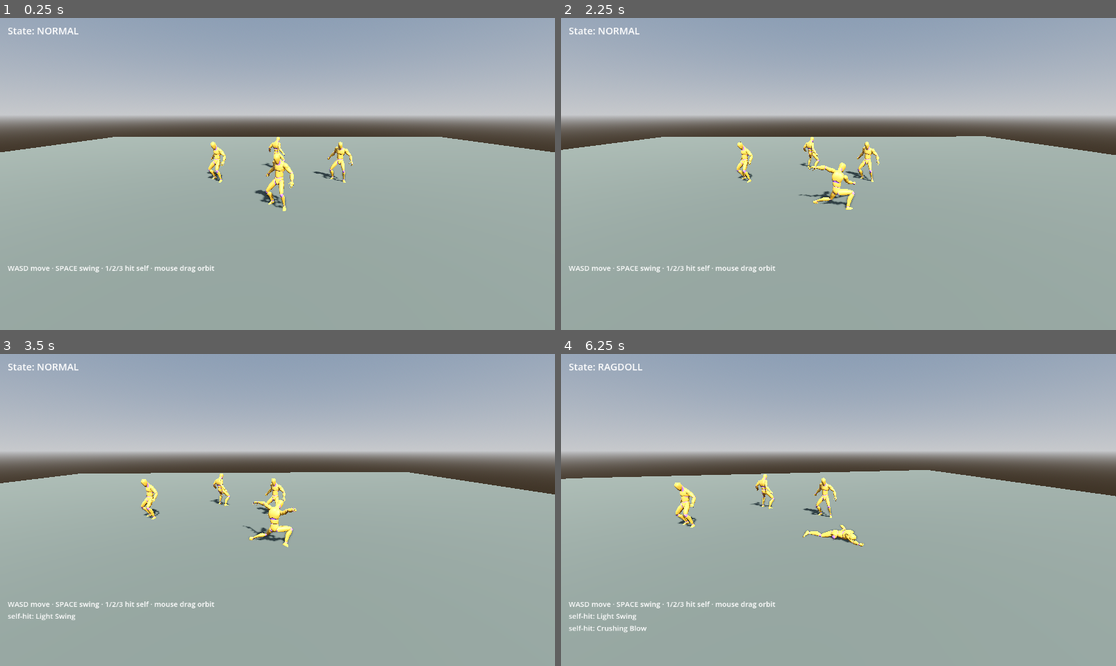
Above: before the commit, frames 1-4 (two rows, left to right).
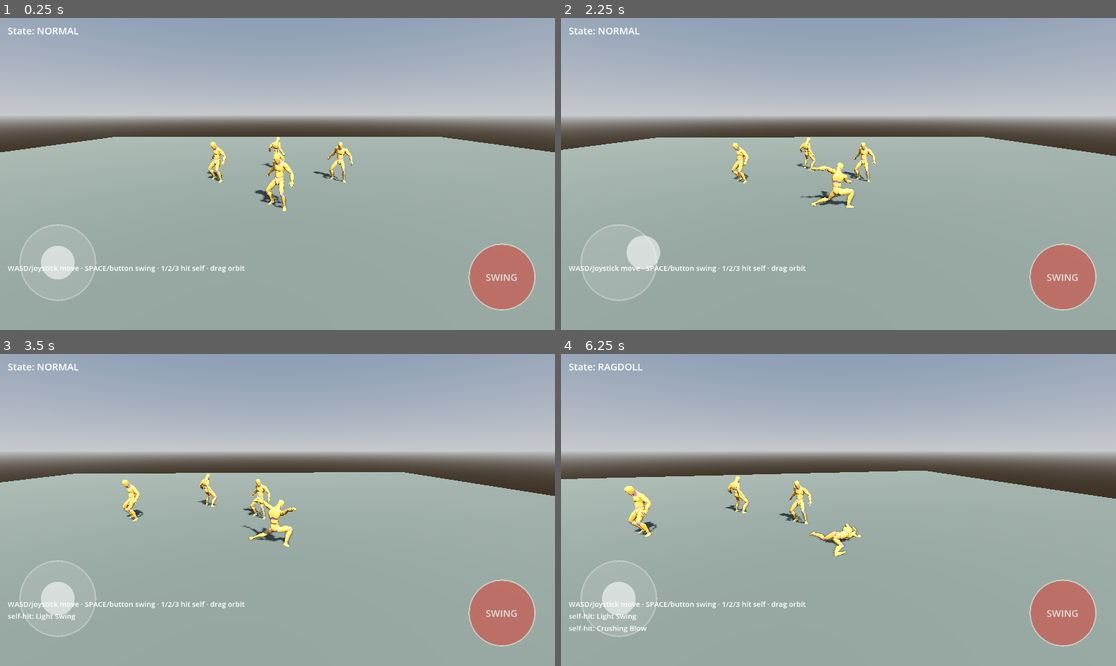
Above: after the commit, the same moments.

Repository: Xollonox/Game
Game: Godot game, scene res://scenes/arena.tscn
The game is run twice, just before and just after one commit, with the same random seed, the same clock (stepped at 60 frames per second) and the same inputs.
Inputs (mouse positions are in pixels of both pictures, inside the frame that each line leads up to):
- Up to frame 1 (0.25 s): no input
- Up to frame 2 (2.25 s): click (1060, 276) at 0.5 s, where only the run after the commit has a clickable "SWING"; tap Enter at 1.25 s; move the mouse to (960, 158) at 1.27 s; hold D (move_right) 1.28-2 s; tap Space (attack) at 1.35 s; click (960, 158) at 1.42 s; drag from (727, 189) to (810, 236) at 2.02 s
- Up to frame 3 (3.5 s): move the mouse to (333, 441) at 2.77 s; hold D (move_right) from 2.78 s (still down); tap 1 at 2.85 s; click (333, 441) at 2.92 s; tap Space (attack) at 3.05 s
- Up to frame 4 (6.25 s): release D (move_right) at 3.5 s; drag from (810, 572) to (672, 463) at 3.52 s; move the mouse to (1005, 556) at 4.27 s; hold A (move_left) 4.28-5 s; tap 3 at 4.35 s; click (1005, 556) at 4.42 s; tap Space (attack) at 4.55, 6.05 s; drag from (672, 463) to (755, 432) at 5.02 s; move the mouse to (866, 510) at 5.77 s; hold S (move_back) from 5.78 s (still down); tap E at 5.85 s; click (866, 510) at 5.92 s

The runs differ from the first frame. In frame 1, 3.0% of the frame differs, in the area x 3-97%, y 65-94%; in frame 2, 4.3%; in frame 3, 4.4%; in frame 4, 5.3%, in the area x 0-100%, y 37-94%.

Commit message:
Add touch controls: virtual joystick + swing button for mobile/web
Auto-detects touchscreen devices via DisplayServer.is_touchscreen_available()
and shows a floating joystick (bottom-left, drives movement) plus a swing
button (bottom-right, drives the existing "attack" action via
Input.action_press/release so player.gd needs no touch-specific branch).
A drag on the right side of the screen orbits the camera, mirroring the
existing right-mouse-drag behavior on desktop.

Verified in the exported web build under a touch-emulated Chromium context:
controls render and respond correctly, zero page errors.

Co-Authored-By: Claude Sonnet 5 <noreply@anthropic.com>
Claude-Session: https://claude.ai/code/session_01YYa41txZkdqc91DQA8Ei5Y

Diff:
--- a/scenes/arena.tscn
+++ b/scenes/arena.tscn
@@ -1,8 +1,9 @@
-[gd_scene load_steps=10 format=3]
+[gd_scene load_steps=15 format=3]
 
 [ext_resource type="Script" path="res://scripts/arena.gd" id="1_arena"]
 [ext_resource type="PackedScene" path="res://scenes/player.tscn" id="2_player"]
 [ext_resource type="PackedScene" path="res://scenes/dummy.tscn" id="3_dummy"]
+[ext_resource type="Script" path="res://scripts/touch_controls.gd" id="4_touch"]
 
 [sub_resource type="ProceduralSkyMaterial" id="Sky_1"]
 sky_horizon_color = Color(0.64625, 0.65575, 0.67075, 1)
@@ -25,6 +26,44 @@
 roughness = 0.9
 
 [sub_resource type="WorldBoundaryShape3D" id="WorldBoundary_ground"]
+
+[sub_resource type="StyleBoxFlat" id="Style_JoystickBase"]
+bg_color = Color(1, 1, 1, 0.12)
+corner_radius_top_left = 100
+corner_radius_top_right = 100
+corner_radius_bottom_left = 100
+corner_radius_bottom_right = 100
+border_width_left = 3
+border_width_top = 3
+border_width_right = 3
+border_width_bottom = 3
+border_color = Color(1, 1, 1, 0.35)
+
+[sub_resource type="StyleBoxFlat" id="Style_JoystickKnob"]
+bg_color = Color(1, 1, 1, 0.55)
+corner_radius_top_left = 100
+corner_radius_top_right = 100
+corner_radius_bottom_left = 100
+corner_radius_bottom_right = 100
+
+[sub_resource type="StyleBoxFlat" id="Style_AttackButton"]
+bg_color = Color(0.85, 0.25, 0.2, 0.55)
+corner_radius_top_left = 100
+corner_radius_top_right = 100
+corner_radius_bottom_left = 100
+corner_radius_bottom_right = 100
+border_width_left = 3
+border_width_top = 3
+border_width_right = 3
+border_width_bottom = 3
+border_color = Color(1, 1, 1, 0.4)
+
+[sub_resource type="StyleBoxFlat" id="Style_AttackButtonPressed"]
+bg_color = Color(0.85, 0.25, 0.2, 0.85)
+corner_radius_top_left = 100
+corner_radius_top_right = 100
+corner_radius_bottom_left = 100
+corner_radius_bottom_right = 100
 
 [node name="Arena" type="Node3D"]
 script = ExtResource("1_arena")
@@ -81,3 +120,45 @@
 offset_bottom = -16.0
 grow_vertical = 0
 theme_override_font_sizes/font_size = 15
+
+[node name="TouchControls" type="CanvasLayer" parent="."]
+layer = 5
+script = ExtResource("4_touch")
+
+[node name="JoystickBase" type="Panel" parent="TouchControls"]
+anchors_preset = 2
+anchor_top = 1.0
+anchor_bottom = 1.0
+offset_left = 40.0
+offset_top = -220.0
+offset_right = 200.0
+offset_bottom = -60.0
+grow_vertical = 0
+mouse_filter = 2
+theme_override_styles/panel = SubResource("Style_JoystickBase")
+
+[node name="JoystickKnob" type="Panel" parent="TouchControls/JoystickBase"]
+offset_left = 45.0
+offset_top = 45.0
+offset_right = 115.0
+offset_bottom = 115.0
+mouse_filter = 2
+theme_override_styles/panel = SubResource("Style_JoystickKnob")
+
+[node name="AttackButton" type="Button" parent="TouchControls"]
+anchors_preset = 3
+anchor_left = 1.0
+anchor_top = 1.0
+anchor_right = 1.0
+anchor_bottom = 1.0
+offset_left = -180.0
+offset_top = -180.0
+offset_right = -40.0
+offset_bottom = -40.0
+grow_horizontal = 0
+grow_vertical = 0
+theme_override_font_sizes/font_size = 20
+theme_override_styles/normal = SubResource("Style_AttackButton")
+theme_override_styles/hover = SubResource("Style_AttackButton")
+theme_override_styles/pressed = SubResource("Style_AttackButtonPressed")
+text = "SWING"
--- a/scripts/arena.gd
+++ b/scripts/arena.gd
@@ -11,6 +11,7 @@
 @onready var camera: Camera3D = $Camera3D
 @onready var state_label: Label = $HUD/StateLabel
 @onready var log_label: Label = $HUD/LogLabel
+@onready var touch_controls: TouchControls = $TouchControls
 
 var _cam_yaw := 0.0
 var _log: Array[String] = []
@@ -19,9 +20,12 @@
 func _ready() -> void:
 	if player:
 		player.camera = camera
+		player.touch_controls = touch_controls
 		if player.has_signal("landed_hit"):
 			player.landed_hit.connect(_on_landed_hit)
-	_log_line("WASD move · SPACE swing · 1/2/3 hit self · mouse drag orbit")
+	if touch_controls:
+		touch_controls.camera_dragged.connect(_on_camera_dragged)
+	_log_line("WASD/joystick move · SPACE/button swing · 1/2/3 hit self · drag orbit")
 
 
 func _unhandled_input(event: InputEvent) -> void:
@@ -61,6 +65,10 @@
 		state_label.text = "State: %s" % player.get_state_name()
 
 
+func _on_camera_dragged(delta: Vector2) -> void:
+	_cam_yaw -= delta.x * 0.006
+
+
 func _on_landed_hit(target_name: String, profile_name: String) -> void:
 	_log_line("hit %s with %s" % [target_name, profile_name])
 
--- a/scripts/player.gd
+++ b/scripts/player.gd
@@ -11,12 +11,15 @@
 signal landed_hit(target_name: String, profile_name: String)
 
 var camera: Camera3D
+var touch_controls: TouchControls
 
 var _pending_contact := -1.0
 
 
 func _physics_process(delta: float) -> void:
 	var input_2d := Input.get_vector("move_left", "move_right", "move_forward", "move_back")
+	if touch_controls:
+		input_2d = (input_2d + touch_controls.get_move_vector()).limit_length(1.0)
 	move_dir = _camera_relative(input_2d)
 	super._physics_process(delta)
 
--- /dev/null
+++ b/scripts/touch_controls.gd
@@ -0,0 +1,80 @@
+class_name TouchControls
+extends CanvasLayer
+## On-screen controls for touchscreen devices: a virtual joystick (left side,
+## drives movement) and a swing button (right side). The joystick exposes its
+## vector for player.gd to read; the swing button drives the "attack" action
+## directly via Input.action_press/release so the existing keyboard/mouse
+## handling in player.gd needs no touch-specific branch.
+##
+## A drag anywhere on the right side outside the button orbits the camera,
+## mirroring the existing right-mouse-drag behavior on desktop.
+
+signal camera_dragged(delta: Vector2)
+
+const JOYSTICK_RADIUS := 55.0
+
+@onready var joystick_base: Control = $JoystickBase
+@onready var joystick_knob: Control = $JoystickBase/JoystickKnob
+@onready var attack_button: Button = $AttackButton
+
+var _joystick_touch_index := -1
+var _joystick_center := Vector2.ZERO
+var _joystick_vector := Vector2.ZERO
+var _camera_touch_index := -1
+
+
+func _ready() -> void:
+	# Show for real touch devices; a screen that later receives an actual touch
+	# event (some browsers under-report touch support) reveals it too.
+	visible = DisplayServer.is_touchscreen_available()
+	attack_button.button_down.connect(func(): Input.action_press("attack"))
+	attack_button.button_up.connect(func(): Input.action_release("attack"))
+	_reset_knob()
+
+
+func _input(event: InputEvent) -> void:
+	if event is InputEventScreenTouch:
+		if not visible:
+			visible = true
+		_on_touch(event)
+	elif event is InputEventScreenDrag and visible:
+		_on_drag(event)
+
+
+func get_move_vector() -> Vector2:
+	return _joystick_vector
+
+
+func _on_touch(event: InputEventScreenTouch) -> void:
+	var half_width := get_viewport().get_visible_rect().size.x * 0.5
+	if event.pressed:
+		if event.position.x < half_width:
+			if _joystick_touch_index == -1:
+				_joystick_touch_index = event.index
+				_joystick_center = joystick_base.global_position + joystick_base.size * 0.5
+		elif _camera_touch_index == -1 and not _point_in_control(attack_button, event.position):
+			_camera_touch_index = event.index
+	else:
+		if event.index == _joystick_touch_index:
+			_joystick_touch_index = -1
+			_joystick_vector = Vector2.ZERO
+			_reset_knob()
+		elif event.index == _camera_touch_index:
+			_camera_touch_index = -1
+
+
+func _on_drag(event: InputEventScreenDrag) -> void:
+	if event.index == _joystick_touch_index:
+		var delta := (event.position - _joystick_center).limit_length(JOYSTICK_RADIUS)
+		_joystick_vector = delta / JOYSTICK_RADIUS
+		joystick_knob.position = joystick_base.size * 0.5 - joystick_knob.size * 0.5 + delta
+	elif event.index == _camera_touch_index:
+		camera_dragged.emit(event.relative)
+
+
+func _reset_knob() -> void:
+	joystick_knob.position = joystick_base.size * 0.5 - joystick_knob.size * 0.5
+
+
+func _point_in_control(control: Control, point: Vector2) -> bool:
+	return Rect2(control.global_position, control.size).has_point(point)
Not shown, added: scripts/touch_controls.gd.uid
Not shown, changed: .gitignore
Not shown, changed: README.md
Not shown, changed: docs/index.html
Not shown, changed: docs/index.pck
